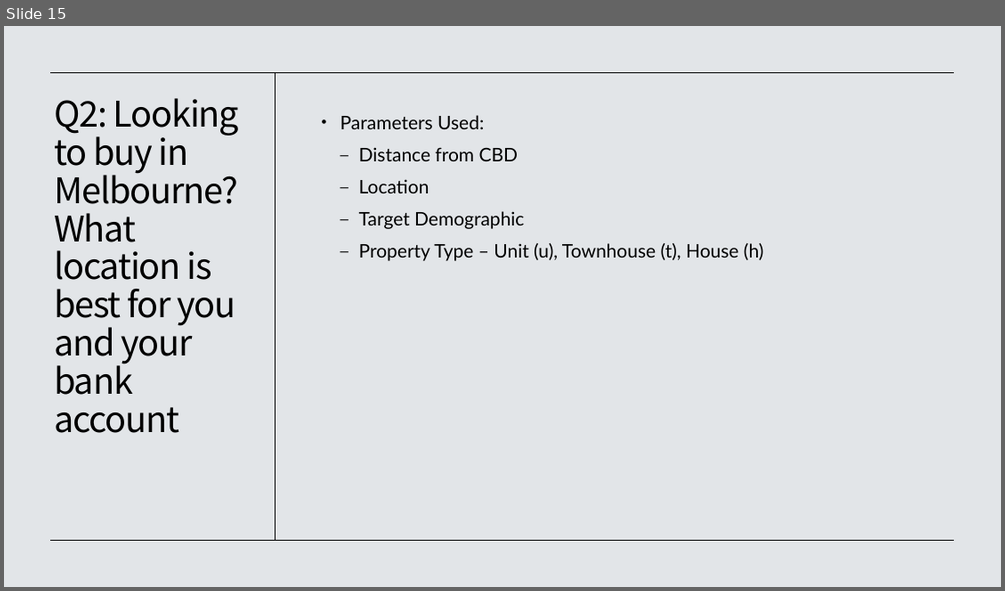
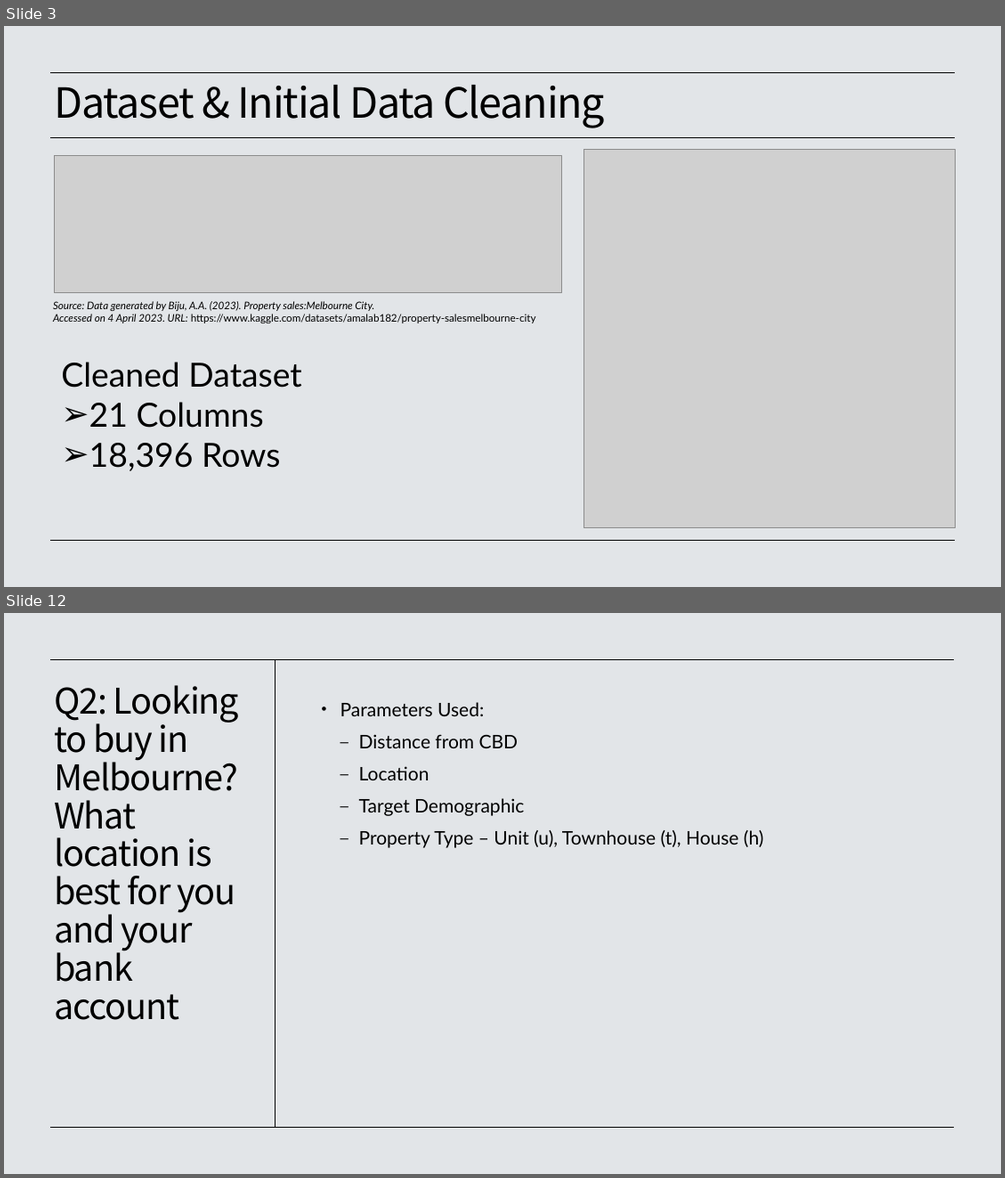
Before and after one commit to Kopixx/Project-1, a slide deck: Project 1 Presentation Slides.pptx. Shown one above the other, each under a label of ours: slide 15 before the commit, slides 3 and 12 after it; the slides between them are not shown. The pictures are 1005x591 and 1005x1178 pixels, drawn with LibreOffice and Linux fonts; fonts in the diff are those of the drawing; grey boxes stand for pictures. Boxes give left, top, right and bottom in pixels: in the first picture for what was removed or moved away, otherwise in the second. Text is boxed around its words. In the diff, an @@ line names an element or a change of style, - is before the commit and + after.

```diff
--- a/Project 1 Presentation Slides.pptx
+++ b/Project 1 Presentation Slides.pptx
@@ slide 3 added at (4, 26, 1001, 587), background #E2E5E8 @@
@@ line added from (955, 72) to (50, 72), #000000 0.5 pt @@
@@ title added at (54, 85, 605, 128), 40 pt, text #000000 @@
+Dataset & Initial Data Cleaning
@@ line added from (50, 137) to (955, 137), #000000 0.5 pt @@
@@ picture added at (54, 155, 562, 293) @@
@@ picture added at (583, 150, 955, 528) @@
@@ text added at (53, 301, 536, 323), 10 pt, text #000000, italic @@
+Source: Data generated by Biju, A.A. (2023). Property sales:Melbourne City.
+Accessed on 4 April 2023. URL: https://www.kaggle.com/datasets/amalab182/property-salesmelbourne-city
@@ text added at (61, 362, 301, 471), 32 pt, text #000000 @@
+Cleaned Dataset
+➢ 21 Columns
+➢ 18,396 Rows
@@ line added from (955, 540) to (50, 540), #000000 0.5 pt @@
@@ what was slide 15 is now slide 12 @@
```
Also in this commit, not shown: 3 slides changed, 7 other slides added, 11 slides removed.
